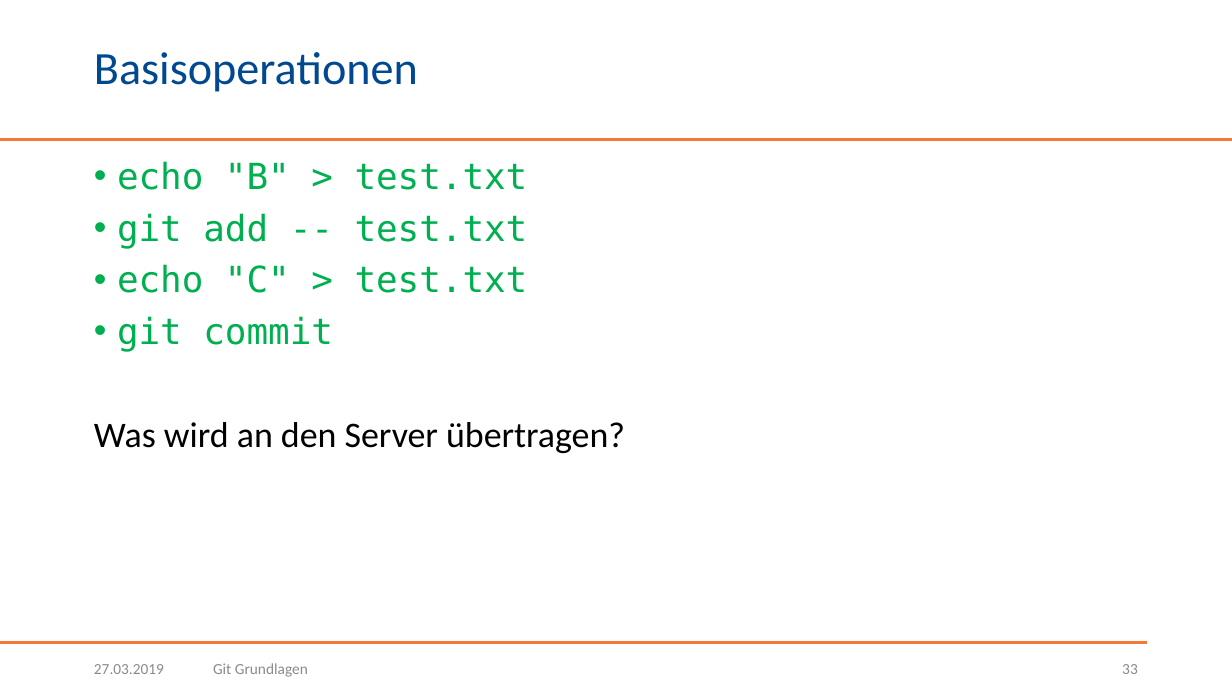
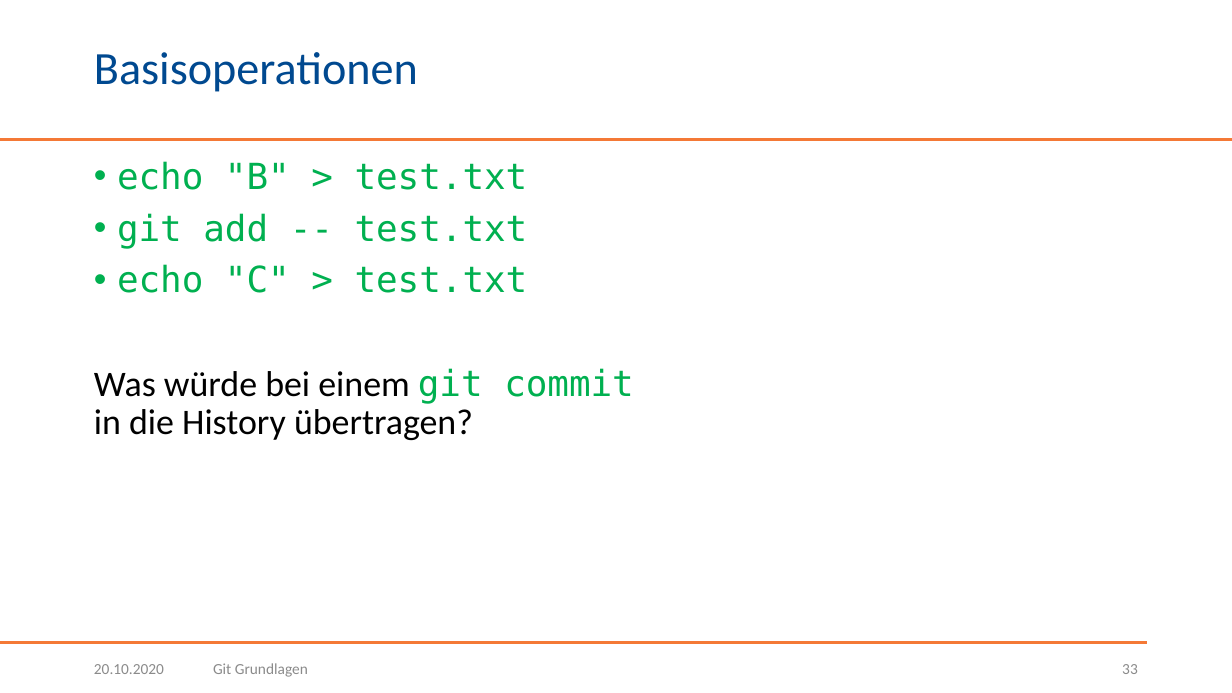
Before and after one commit to BogyMitutoyoCTL/Snake-AI-Preparation, a slide deck: slide 33 of praesentationen/Git Grundlagen.pptx. Drawn at 1232x693 pixels with LibreOffice and Linux fonts; fonts in the diff are those of the drawing; background and template pictures are left out. Boxes give left, top, right and bottom in pixels: in the first picture for what was removed or moved away, otherwise in the second. Text is boxed around its words. In the diff, an @@ line names an element or a change of style, - is before the commit and + after.

```diff
--- a/praesentationen/Git Grundlagen.pptx
+++ b/praesentationen/Git Grundlagen.pptx
@@ text at (x1=94, y1=368, x2=634, y2=440): text changed @@
-• git commit
-Was wird an den Server übertragen?
+Was würde bei einem git commit in die History übertragen?
@@ text at (x1=94, y1=664, x2=164, y2=674): text changed @@
-27.03.2019
+20.10.2020
```
Also in this commit, not shown: 48 other slides changed, 2 other files.
